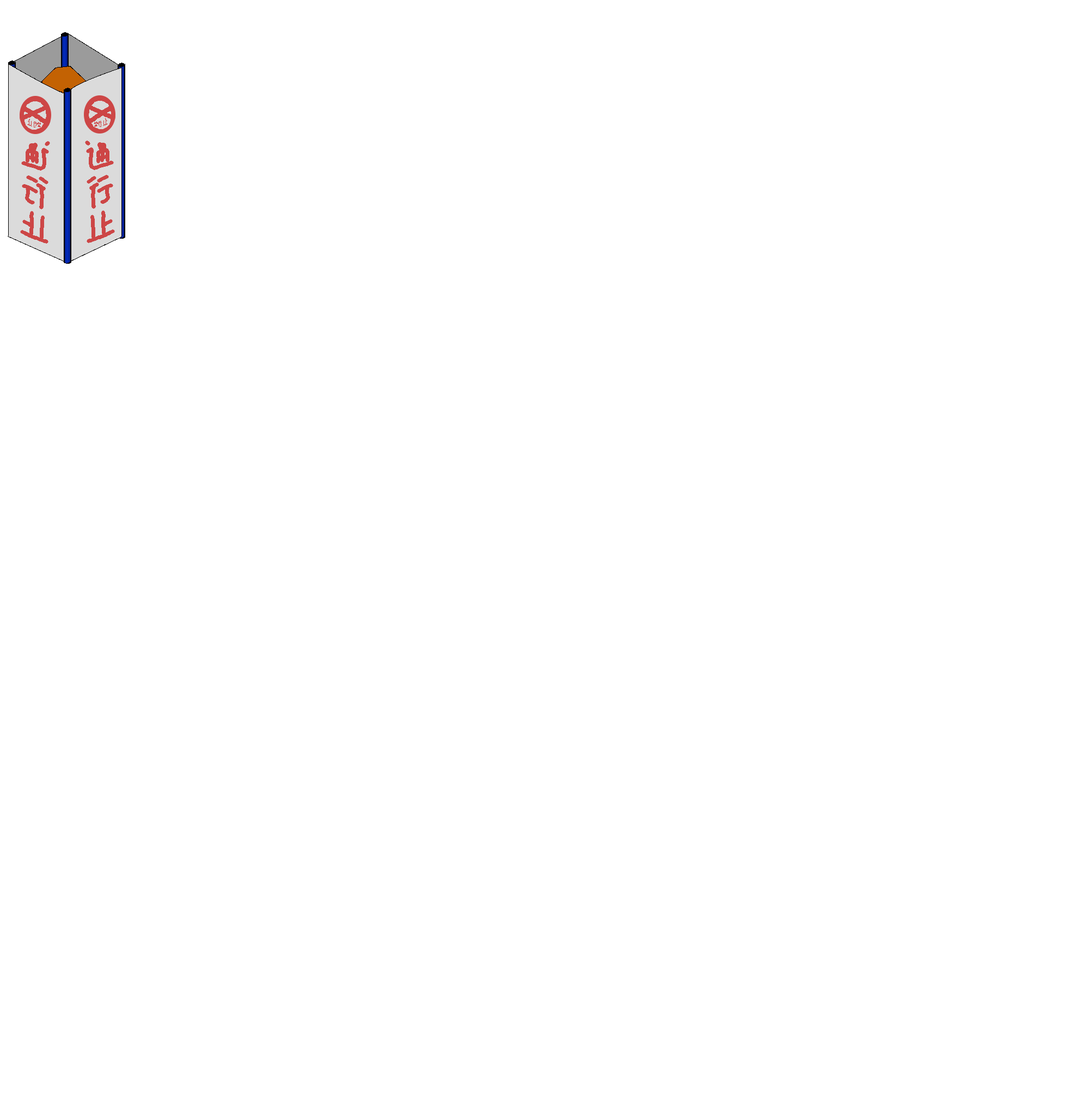
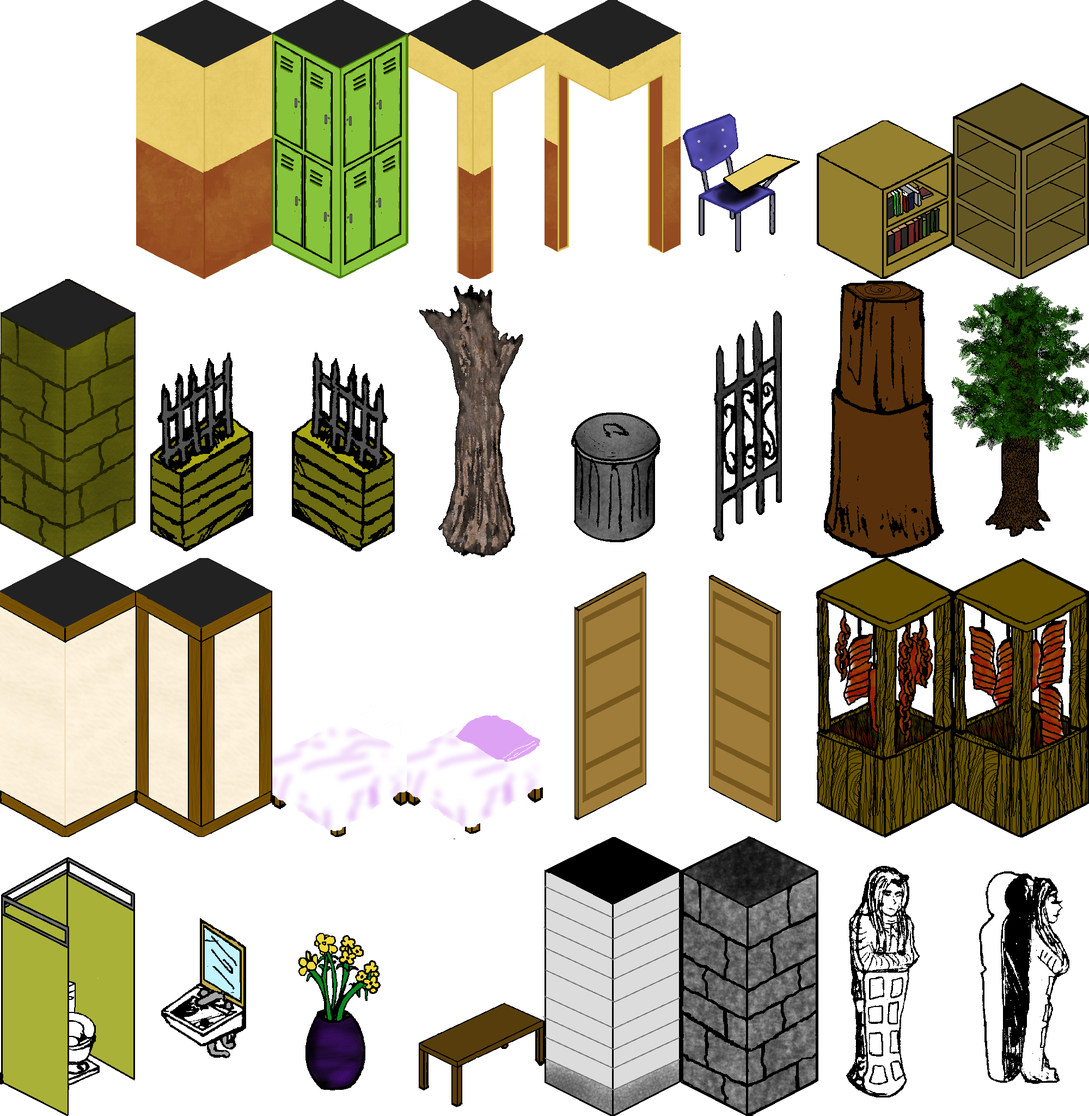
The second 1089x1116 image is a revision of the first. Changes to its layers:
hid "Pasted Layer" over [7, 32, 126, 264]
showed "walls250x512.png", painted on it over [0, 0, 1089, 1116]
